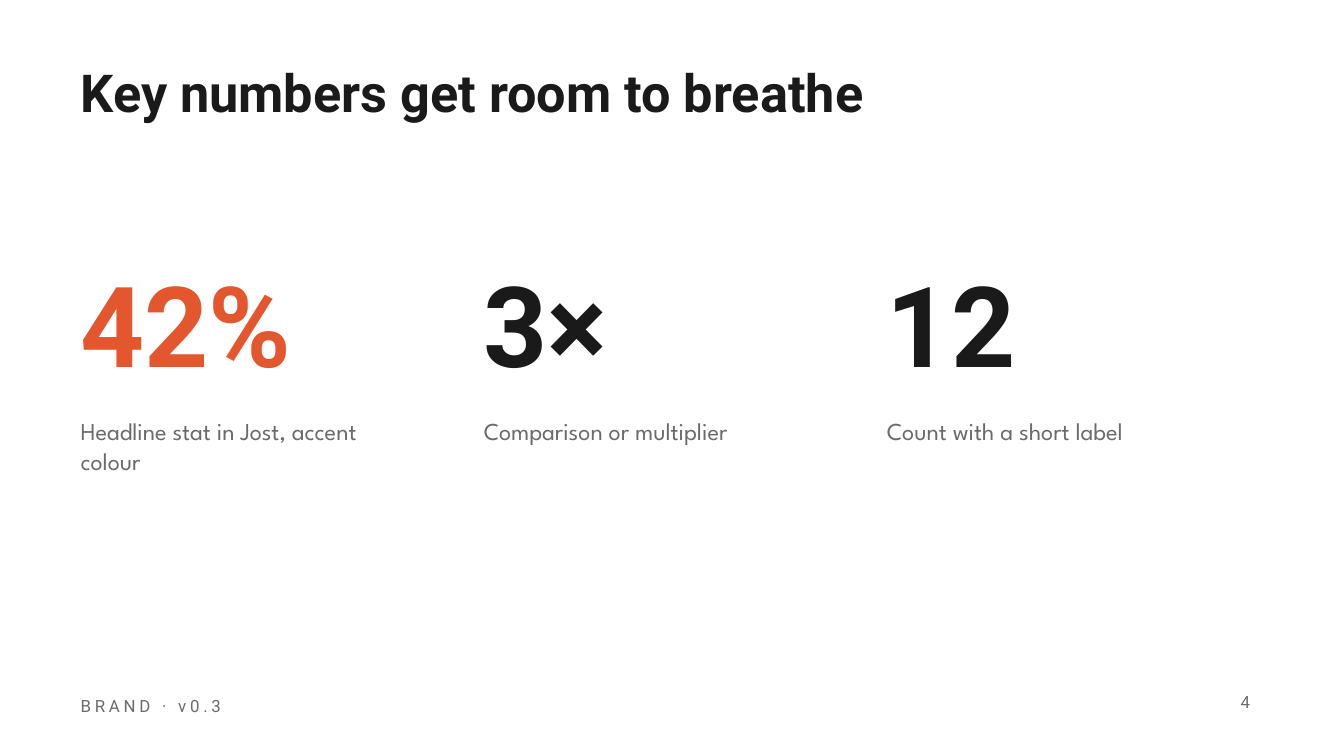
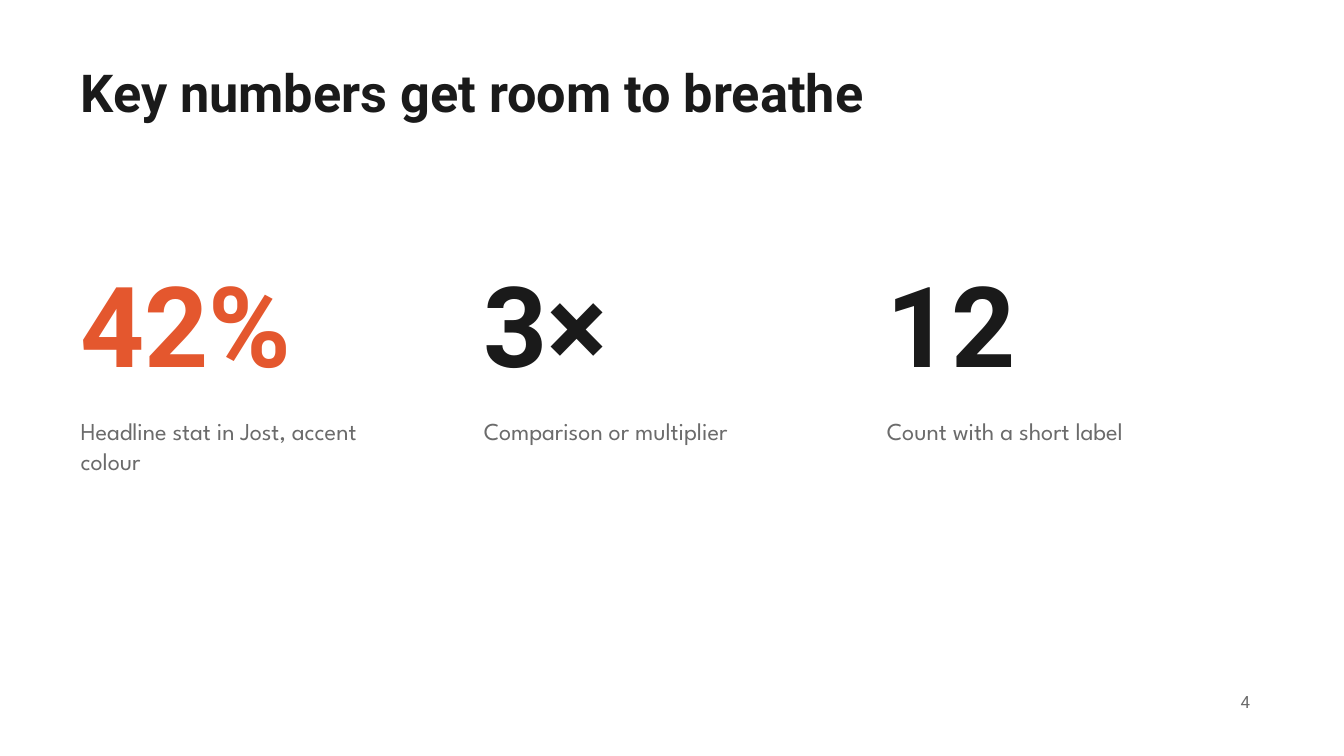
Before and after one commit to token8/test, a slide deck: slide 4 of brand/templates/brand-slides-template.pptx. Drawn at 1344x756 pixels with LibreOffice and Linux fonts; fonts in the diff are those of the drawing; background and template pictures are left out. Boxes give left, top, right and bottom in pixels: in the first picture for what was removed or moved away, otherwise in the second. Text is boxed around its words. In the diff, an @@ line names an element or a change of style, - is before the commit and + after.

```diff
--- a/brand/templates/brand-slides-template.pptx
+++ b/brand/templates/brand-slides-template.pptx
@@ text removed at [81,700,221,712] @@
-BRAND · v0.3
```
Also in this commit, not shown: 7 other slides changed, 32 other files.
